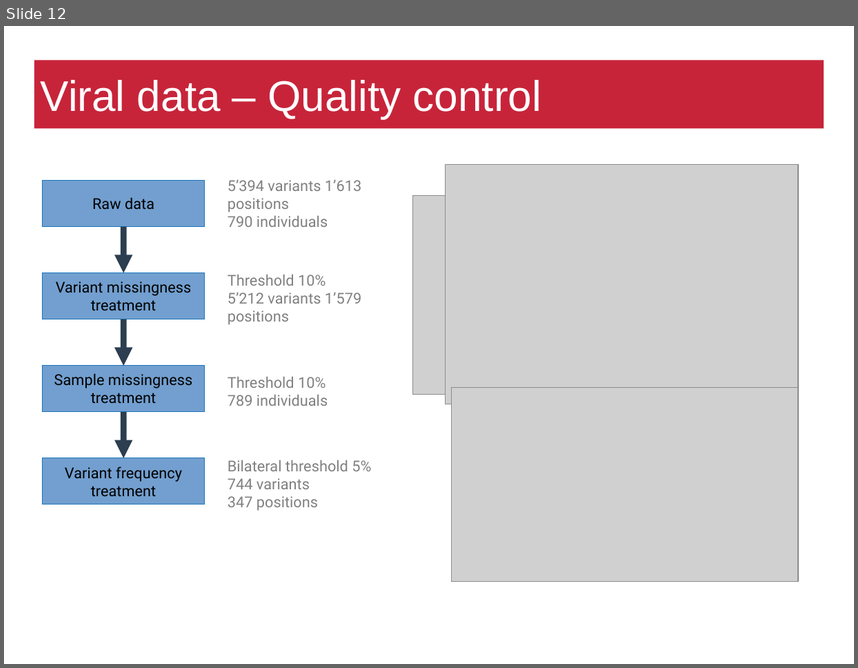
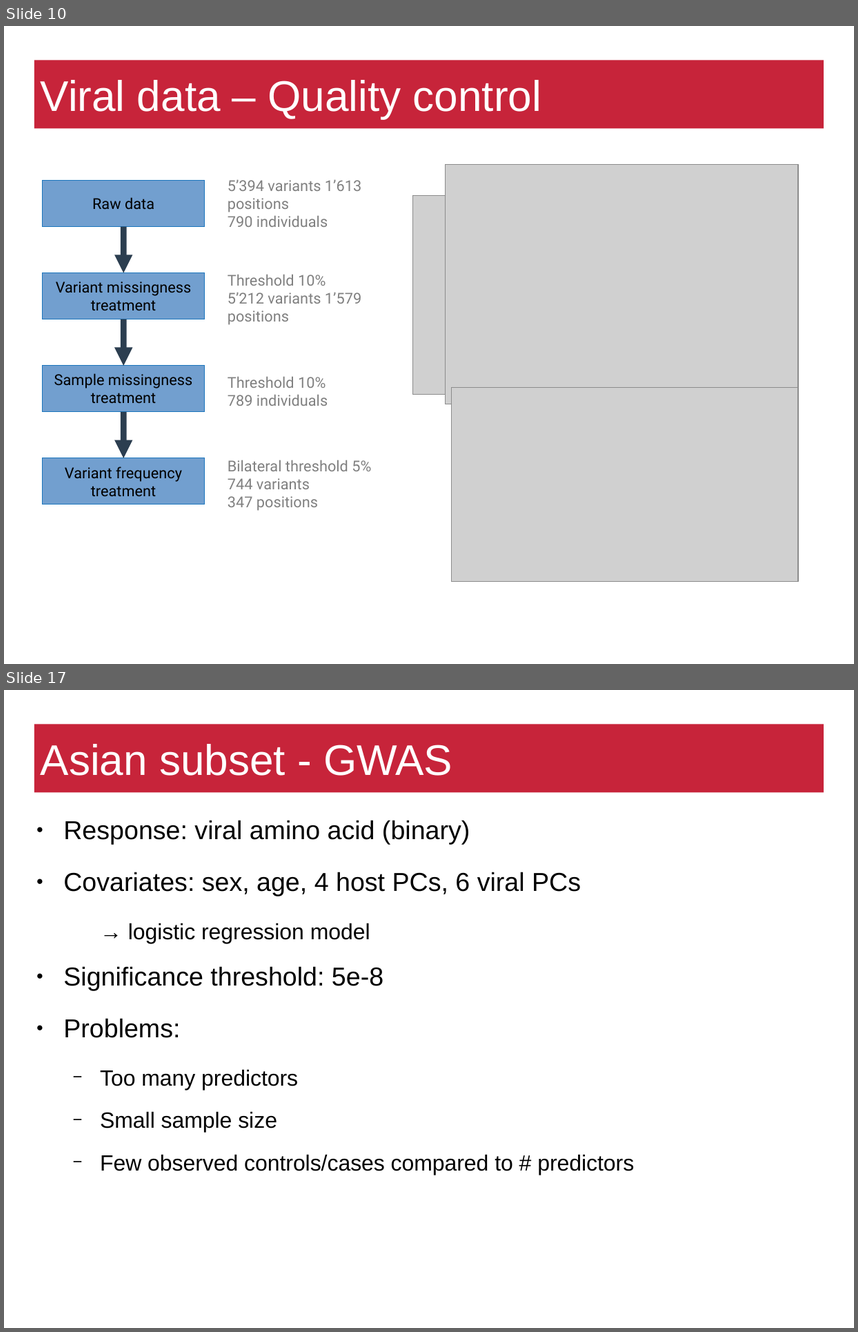
Before and after one commit to matthiaszeller/HBV, a slide deck: Presentation.odp. Shown one above the other, each under a label of ours: slide 12 before the commit, slides 10 and 17 after it; the slides between them are not shown. The pictures are 858x668 and 858x1332 pixels, drawn with LibreOffice and Linux fonts; fonts in the diff are those of the drawing; grey boxes stand for pictures; background and template pictures are left out. Boxes give left, top, right and bottom in pixels: in the first picture for what was removed or moved away, otherwise in the second. Text is boxed around its words. In the diff, an @@ line names an element or a change of style, - is before the commit and + after.

```diff
--- a/Presentation.odp
+++ b/Presentation.odp
@@ slide 17 added at (4, 690, 854, 1328), background #FFFFFF @@
@@ title added at (34, 724, 824, 793), fill #C7243A, 40 pt, text #FFFFFF @@
+Asian subset - GWAS
@@ text added at (63, 820, 634, 1174), 24.2 pt, text #000000 @@
+● Response: viral amino acid (binary)
+● Covariates: sex, age, 4 host PCs, 6 viral PCs
+  → logistic regression model
+● Significance threshold: 5e-8
+● Problems:
+  − Too many predictors
+  − Small sample size
+  − Few observed controls/cases compared to # predictors
@@ page number added at (648, 1283, 846, 1327), 14 pt, text #FFFFFF @@
+17
@@ what was slide 12 is now slide 10 @@
```
Also in this commit, not shown: 9 slides changed, 8 other slides added, 2 slides removed.
